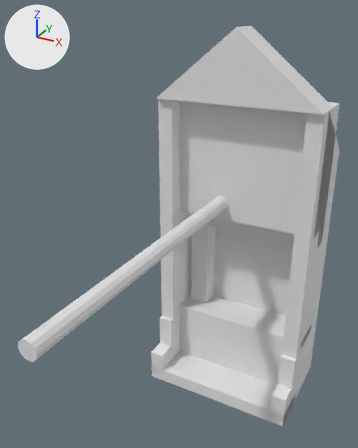
Two versions of the OBJ model landstalker/data/proxies/ship_493.obj, one commit apart.
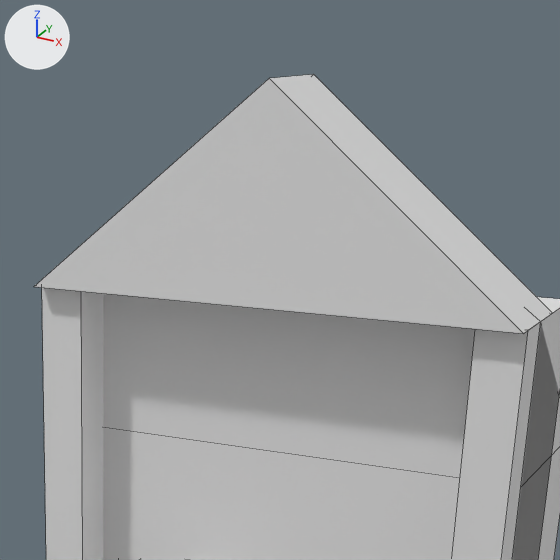
Each version is shown whole from a 50 mm lens placed at (778.0, -379.0, 849.0), pointed at (628.0, -105.0, 712.0), then close up on the part from 40% to 94% of the width and 0% to 43% of the height. Arrows for +X, +Y and +Z are at upper left; the lights stay in place. The last two pictures show the newer version. The close-ups show mesh edges as thin lines. Where no turn or scale is listed for an object, it has been applied to the vertices. Vertices at exactly the same position are counted once.

The older version as bpy lines, for what is in view:
```python
me_ship_493 = bpy.data.meshes.new('ship_493')
me_ship_493.from_pydata(...)  # 132 vertices, 105 faces; spans x 576.0..704.0, y -248.0..22.0, z 528.0..836.0
ob_ship_493 = bpy.data.objects.new('ship_493', me_ship_493)
ob_ship_493.location = (0.0, 0.0, 0.0)
```
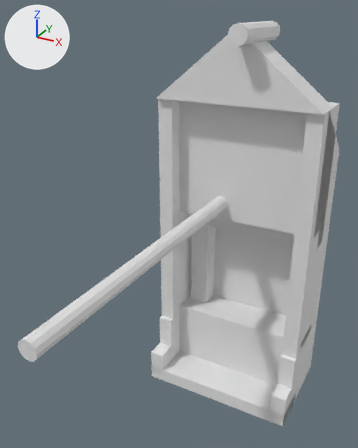
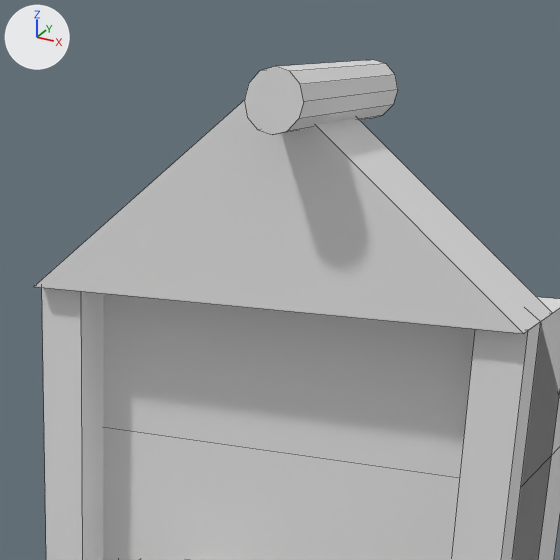
Pixel boxes (x1, y1, x2, y2) of what changed, in the close-ups (560 x 560 px):
```json
{"object": "ship_493", "change": "reshaped", "before": [34, 74, 560, 560], "after": [34, 60, 560, 560]}
{"part": 1, "of": "me_ship_493", "change": "added", "after": [244, 60, 398, 135]}
```

Edits to the scene script, one JSON object a line:
```json
{"block": "me_ship_493", "where": "# used by ob_ship_493; location = (0.0, 0.0, 0.0)"}
{"op": "remove", "block": "me_ship_493", "code": "me_ship_493.from_pydata(...)  # 132 vertices, 105 faces; spans x 576.0..704.0, y -248.0..22.0, z 528.0..836.0"}
{"op": "add", "block": "me_ship_493", "code": "me_ship_493.from_pydata(...)  # 156 vertices, 119 faces; spans x 576.0..704.0, y -248.0..22.0, z 528.0..839.0"}
{"block": "me_ship_493", "change": "me_ship_493 part 1: a new loose piece, a 12-sided cylinder along y spanning x 641.0..655.0, y -64.0..0.0, z 825.0..839.0"}
```
